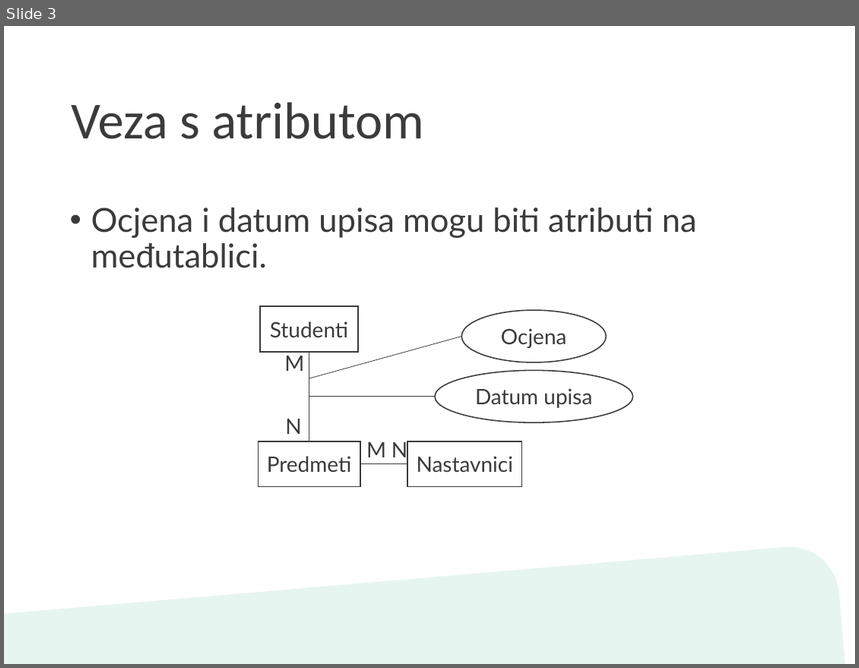
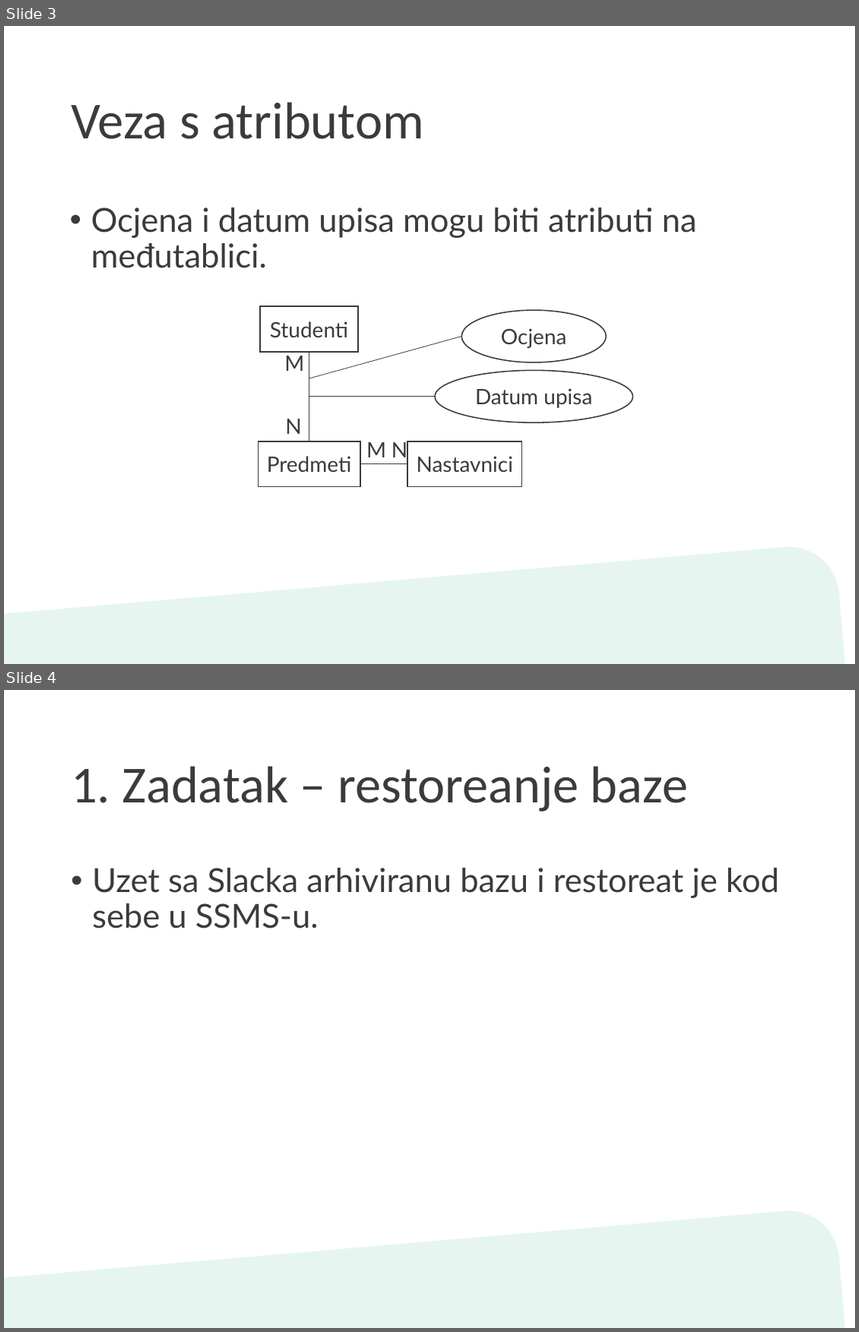
Before and after one commit to kcondic/DUMPInternship2020Sql2, a slide deck: Napredni SQL upiti.pptx. Shown one above the other, each under a label of ours: slide 3 before the commit, slides 3 and 4 after it. The pictures are 859x668 and 859x1332 pixels, drawn with LibreOffice and Linux fonts; fonts in the diff are those of the drawing; background and template pictures are left out. Boxes give left, top, right and bottom in pixels: in the first picture for what was removed or moved away, otherwise in the second. Text is boxed around its words. In the diff, an @@ line names an element or a change of style, - is before the commit and + after.

```diff
--- a/Napredni SQL upiti.pptx
+++ b/Napredni SQL upiti.pptx
@@ slide 4 added at (4, 690, 855, 1328), background #FFFFFF; not listed: 1 template element that a slide beside it also shows @@
@@ title added at (71, 766, 688, 812), 44 pt, text #3B3B3B @@
+1. Zadatak – restoreanje baze
@@ text added at (92, 868, 779, 929), 28 pt, text #3B3B3B @@
+• Uzet sa Slacka arhiviranu bazu i restoreat je kod sebe u SSMS-u.
```
Also in this commit, not shown: 2 other slides added, 1 other file.
